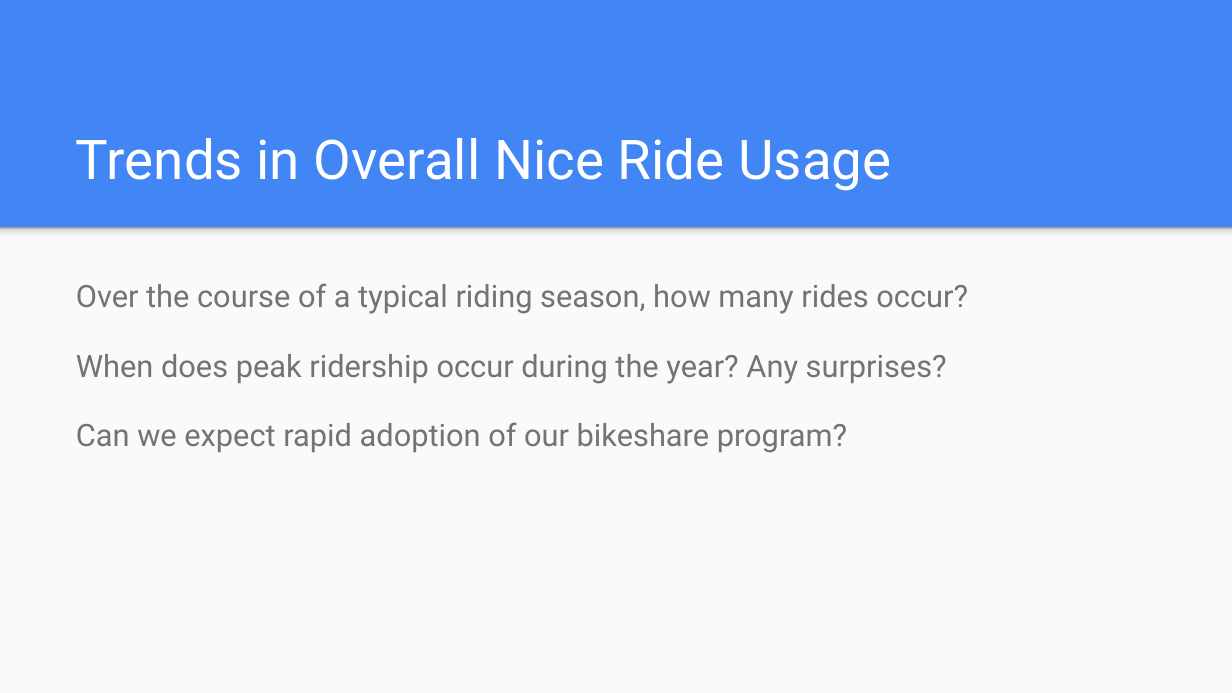
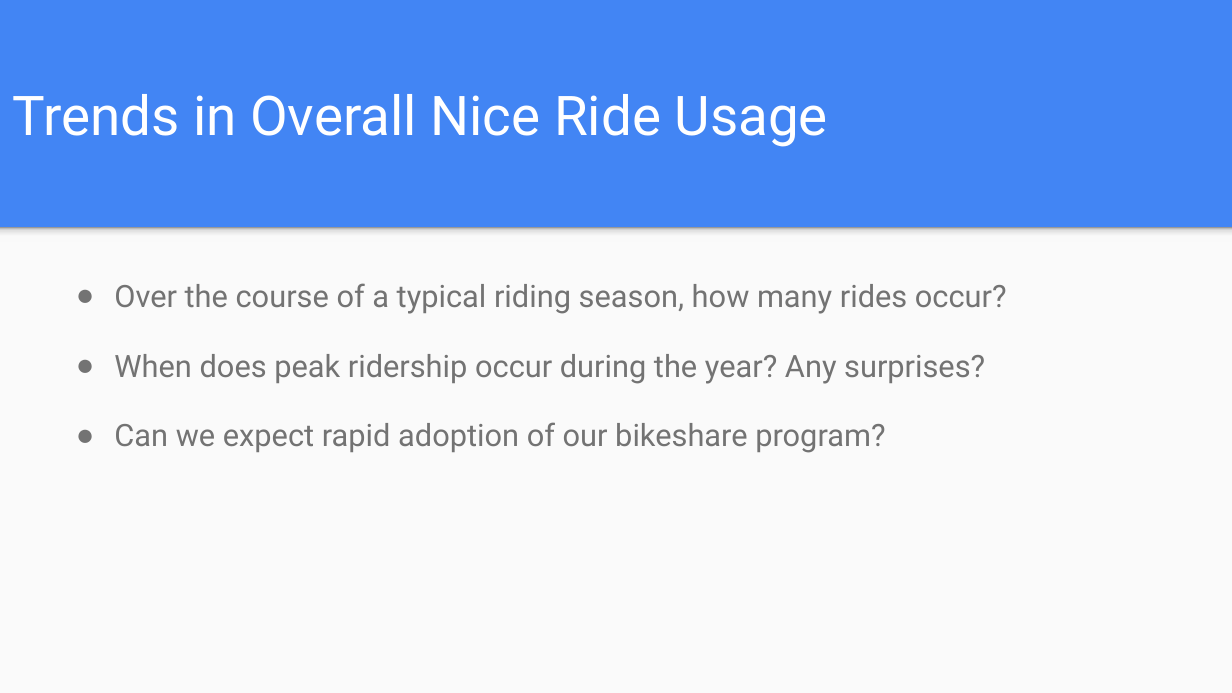
Before and after one commit to tdrygg/Group-Project, a slide deck: slide 4 of Patterns_In_NiceRide_Group6_Final.pptx. Drawn at 1232x693 pixels with LibreOffice and Linux fonts; fonts in the diff are those of the drawing. Boxes give left, top, right and bottom in pixels: in the first picture for what was removed or moved away, otherwise in the second. Text is boxed around its words. In the diff, an @@ line names an element or a change of style, - is before the commit and + after.

```diff
--- a/Patterns_In_NiceRide_Group6_Final.pptx
+++ b/Patterns_In_NiceRide_Group6_Final.pptx
@@ title "Trends in Overall Nice Ride ...": place and size @@
-title "Trends in Overall Nice Ride ..." at (76,138,891,191)
+title "Trends in Overall Nice Ride ..." at (12,94,828,147)
@@ text "Over the course of a ..." at (114,283,1007,453): bullet none to ● @@
```
Also in this commit, not shown: 11 other slides changed, 2 slides removed.
